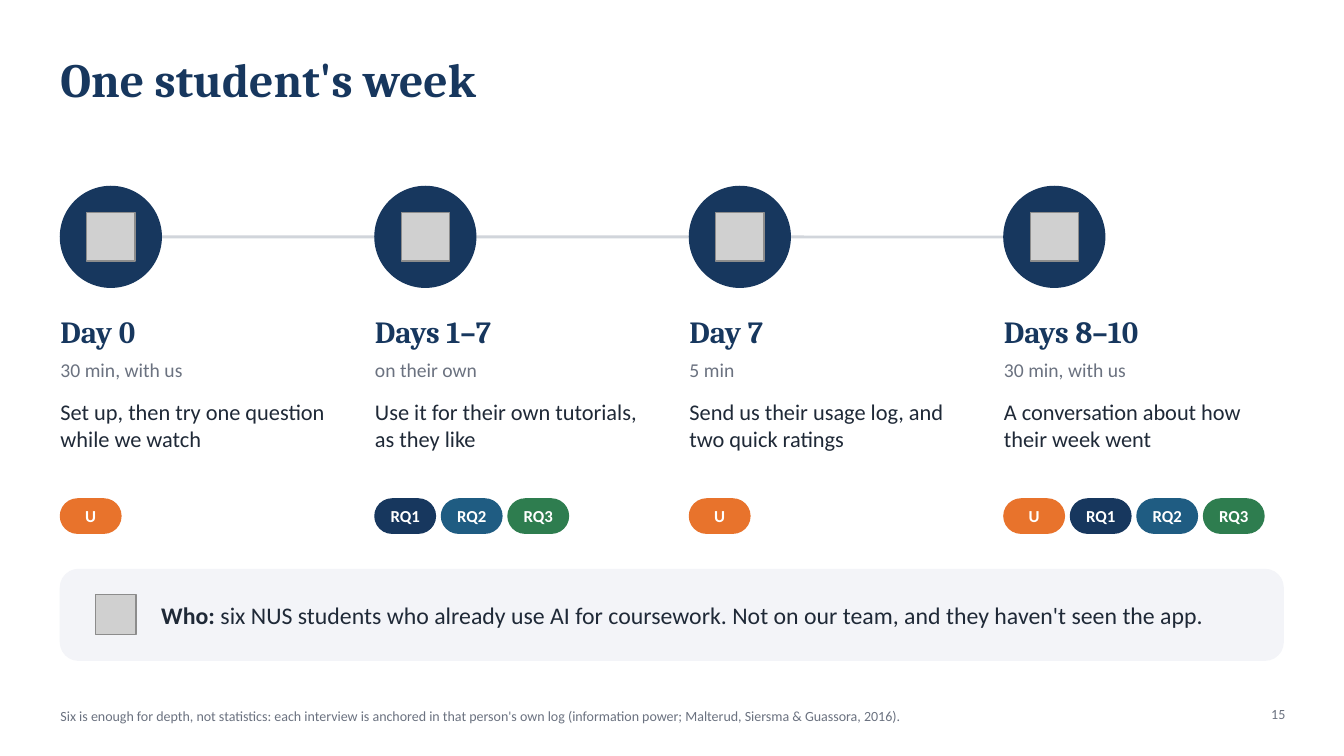
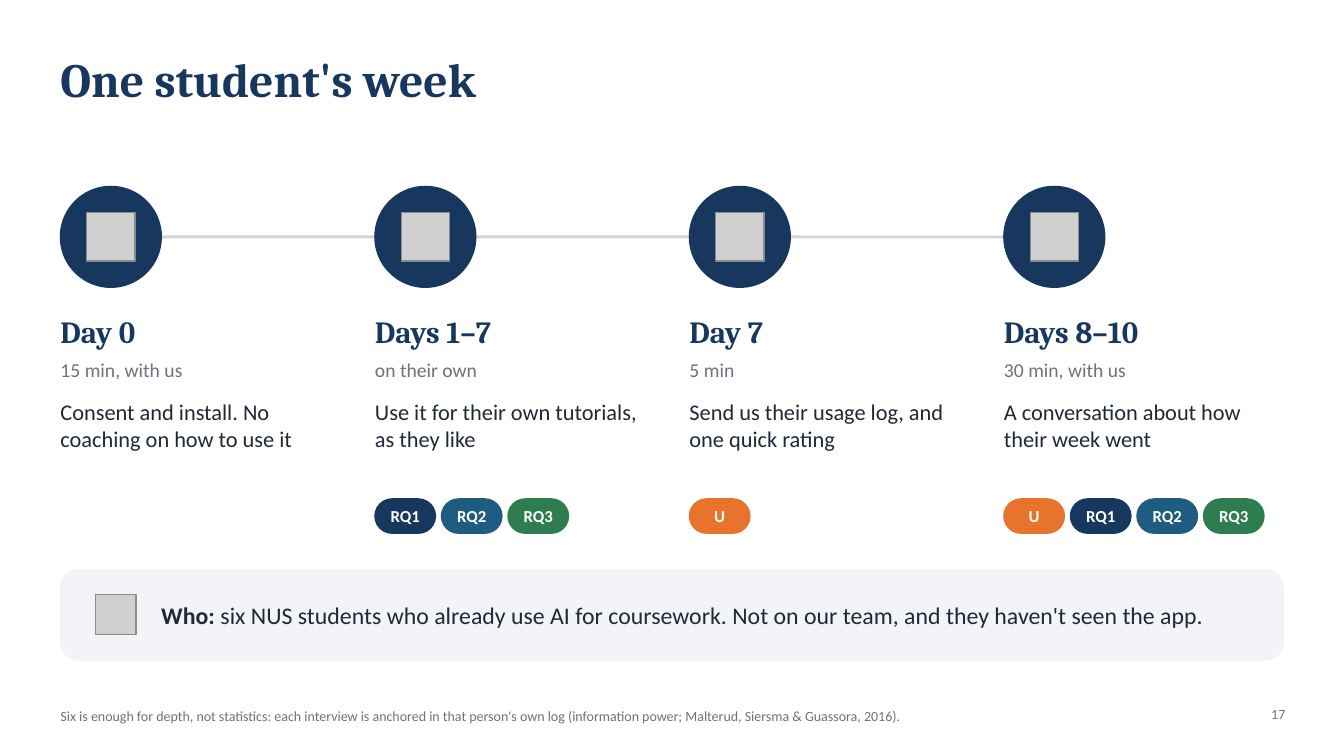
Before and after one commit to lucasisnotcool/ChatterED, a slide deck: slide 17 of docs/group/final-presentation/UserStudy_Lucas.pptx (slide 15 before the commit). Drawn at 1344x756 pixels with LibreOffice and Linux fonts; fonts in the diff are those of the drawing; grey boxes stand for pictures. Boxes give left, top, right and bottom in pixels: in the first picture for what was removed or moved away, otherwise in the second. Text is boxed around its words. In the diff, an @@ line names an element or a change of style, - is before the commit and + after.

```diff
--- a/docs/group/final-presentation/UserStudy_Lucas.pptx
+++ b/docs/group/final-presentation/UserStudy_Lucas.pptx
@@ text at (60, 363, 182, 379): text changed @@
-30 min, with us
+15 min, with us
@@ text at (60, 404, 292, 451): text changed @@
-Set up, then try one question while we watch
+Consent and install. No coaching on how to use it
@@ text at (689, 404, 943, 451): text changed @@
-Send us their usage log, and two quick ratings
+Send us their usage log, and one quick rating
@@ rounded rectangle removed at (60, 499, 121, 533) @@
@@ text removed at (85, 511, 96, 522) @@
-U
@@ page number at (1271, 710, 1285, 719): text changed @@
-15
+17
```
Also in this commit, not shown: 10 other slides changed, 3 slides added, 1 slide removed, 1 other file.
